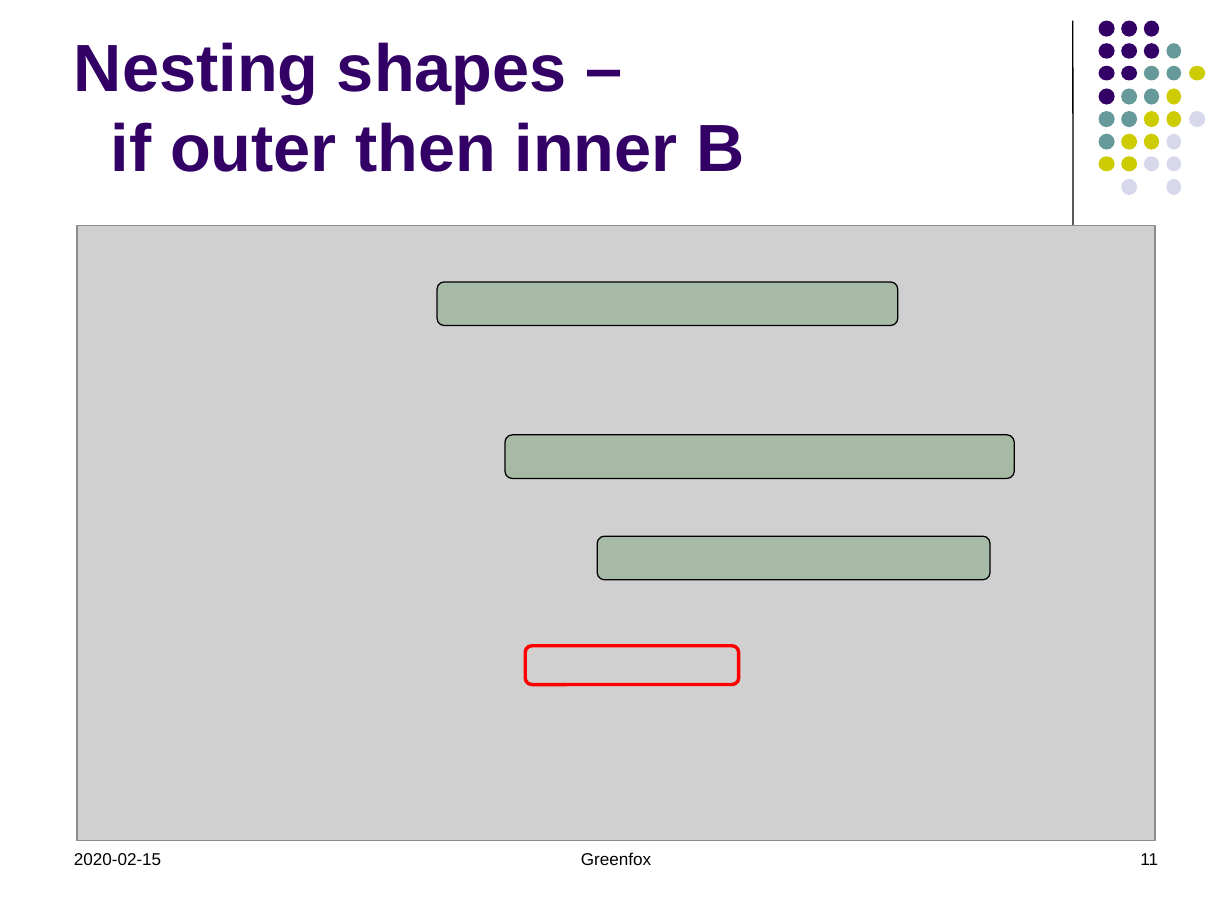
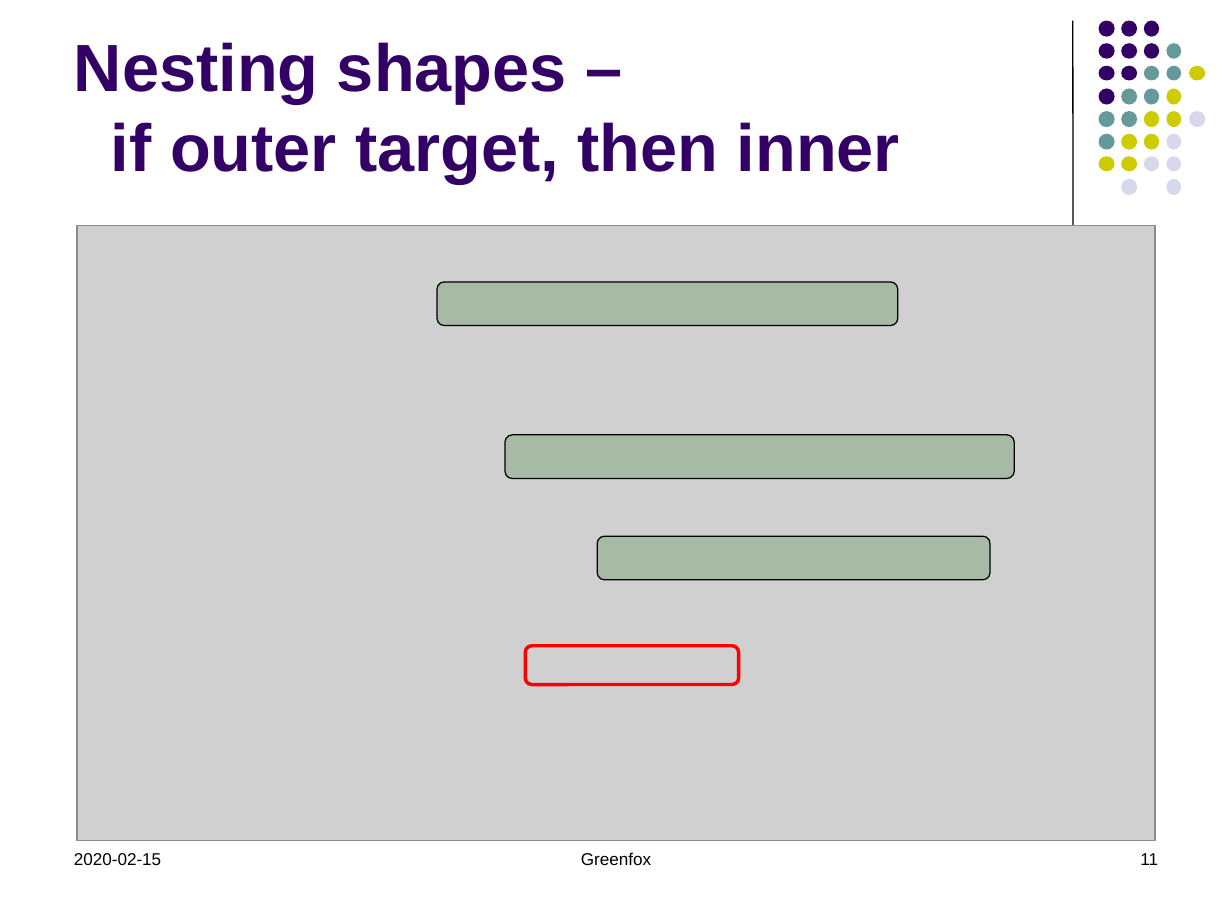
Before and after one commit to hrennau/greenfox, a slide deck: slide 11 of documentation/greenfox-xmlprague-2020.pptx. Drawn at 1232x924 pixels with LibreOffice and Linux fonts; fonts in the diff are those of the drawing; grey boxes stand for pictures. Boxes give left, top, right and bottom in pixels: in the first picture for what was removed or moved away, otherwise in the second. Text is boxed around its words. In the diff, an @@ line names an element or a change of style, - is before the commit and + after.

```diff
--- a/documentation/greenfox-xmlprague-2020.pptx
+++ b/documentation/greenfox-xmlprague-2020.pptx
@@ title at <box>74,42,900,183</box>: text changed @@
-Nesting shapes –
-if outer then inner B
+Nesting shapes –
+if outer target, then inner
```
Also in this commit, not shown: 4 other slides changed, 3 other files.
